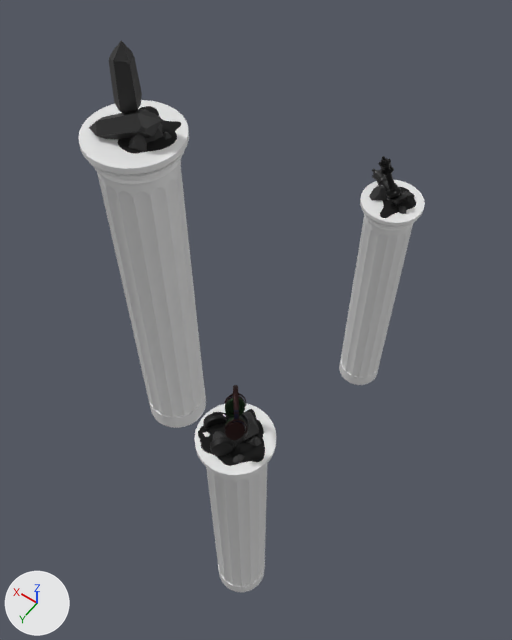
The glTF model public/scene_2.glb: old version first, new version second.
Before and after are seen from a 50 mm lens placed at (-26.0, 26.3, 27.6), pointed at (-4.7, -3.5, -19.2). Every picture has the same lights, and +X, +Y and +Z are marked at lower left. Where no turn or scale is listed for an object, it has been applied to the vertices. Vertices at the same position are counted once.

The first picture shows 'Column_01', 'Column_02', 'Column_03', 'Crystal_disable', 'Crystal_enable', 'HeadSet_disable', 'HeadSet_enable', 'Queen_disable', 'Queen_enable', 'Rock_06', 'Rock_11', 'Rock_13', 'Sand_01', 'Sand_02', 'Sand_03'.
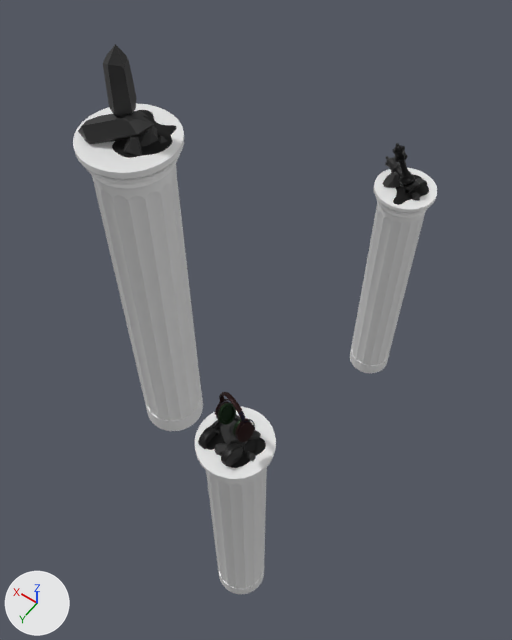
What differs and where, as boxes (x1, y1, x2, y2) in the pictures (512 x 640 px):
'Column_03', moved: before (78, 100, 206, 428); after (73, 103, 203, 431)
'Column_02', moved: before (339, 180, 425, 385); after (350, 168, 437, 373)
'Column_01', moved, turned: before (194, 403, 276, 592); after (195, 407, 276, 594)
'Crystal_enable', moved: before (109, 40, 142, 113); after (103, 44, 137, 117)
'Crystal_disable', moved, turned: before (89, 109, 162, 139); after (78, 111, 154, 144)
'Sand_02', reshaped, moved, turned: before (198, 409, 265, 466); after (206, 420, 266, 468)
'HeadSet_enable', moved, turned: before (224, 385, 247, 440); after (215, 392, 255, 442)
'HeadSet_disable', moved, turned: before (203, 412, 250, 456); after (198, 417, 247, 466)
'Sand_01', moved: before (118, 106, 181, 154); after (112, 110, 176, 158)
'Queen_enable', moved: before (378, 156, 402, 200); after (392, 143, 416, 187)
'Sand_03', moved: before (380, 187, 416, 218); after (393, 174, 429, 205)
'Queen_disable', moved: before (372, 169, 407, 206); after (385, 156, 420, 193)
'Rock_11', moved: before (369, 185, 387, 200); after (382, 173, 400, 188)
'Rock_06', moved: before (129, 134, 147, 152); after (124, 136, 142, 156)
'Rock_13', moved: before (403, 191, 414, 198); after (416, 178, 427, 185)

The change in detail:
me_plane_004 is used by ob_sand_02; location (-11.03, 7.41, -17.4); rotation (0.0, 0.0, 2.614), in degrees (0, 0, 150).
me_plane_004 had 452 vertices, 814 faces and spanned x -2.9..1.86, y -2.62..2.57, z 0.0..0.15.
me_plane_004 now has 1717 vertices, 3256 faces and spans x -2.9..1.85, y -2.62..2.57, z -0.12..0.15.
me_plane_004 part 1: 4 vertices moved within x -0.66..1.42, y 0.1..1.67, z 0.01..0.07; 419 vertices removed from x -2.9..1.86, y -2.62..2.57, z 0.0..0.15; 1684 vertices added at x -2.9..1.85, y -2.62..2.57, z -0.12..0.15.
Object 'HeadSet_disable' (ob_headset_disable) moves from (-9.92, 7.27, -16.91) to (-10.1, 7.64, -17.39).
Object 'HeadSet_disable' (ob_headset_disable) turns from (95, 103, -35) to (95, 103, -2.3) degrees about x, y and z.
Object 'HeadSet_enable' (ob_headset_enable) moves from (-10.53, 6.77, -14.01) to (-10.35, 6.88, -14.48).
Object 'HeadSet_enable' (ob_headset_enable) turns from (-22, 18, -149) to (-22, 18, -116) degrees about x, y and z.
Object 'Sand_02' (ob_sand_02) moves from (-11.03, 7.41, -17.4) to (-11.12, 7.16, -17.88).
Object 'Sand_02' (ob_sand_02) turns from (0, 0, 150) to (0, 0, -178) degrees about x, y and z.
Object 'Column_01' (ob_column_01) moves from (-10.52, 7.14, -31.92) to (-10.54, 7.2, -32.39).
Object 'Column_01' (ob_column_01) turns from (0, 0, 161) to (0, 0, -167) degrees about x, y and z.
Object 'Crystal_enable' (ob_crystal_enable) moves from (1.34, 1.06, 4.95) to (1.34, 1.53, 4.95).
Object 'Rock_06' (ob_rock_06) moves from (-0.27, 0.62, 0.22) to (-0.27, 1.09, 0.22).
Object 'Sand_01' (ob_sand_01) moves from (0.52, 0.01, -0.05) to (0.52, 0.48, -0.05).
Object 'Crystal_disable' (ob_crystal_disable) moves from (2.47, 2.15, 0.49) to (0.52, 1.74, 1.31).
Object 'Crystal_disable' (ob_crystal_disable) turns from (-129, -55, -39) to (62, 43, -84) degrees about x, y and z.
Object 'Column_03' (ob_column_03) moves from (1.32, 1.11, -17.0) to (1.32, 1.58, -17.0).
Object 'Queen_enable' (ob_queen_enable) moves from (-10.8, -11.32, -6.15) to (-10.98, -13.01, -6.02).
Object 'Column_02' (ob_column_02) moves from (-11.21, -11.91, -20.51) to (-11.38, -13.6, -20.38).
Object 'Queen_disable' (ob_queen_disable) moves from (-10.37, -12.36, -7.96) to (-10.54, -14.05, -7.83).
Object 'Rock_13' (ob_rock_13) moves from (-11.74, -12.96, -8.01) to (-11.91, -14.65, -7.88).
Object 'Rock_11' (ob_rock_11) moves from (-10.0, -11.67, -8.65) to (-10.17, -13.36, -8.52).
Object 'Sand_03' (ob_sand_03) moves from (-11.56, -11.86, -8.73) to (-11.73, -13.55, -8.61).
